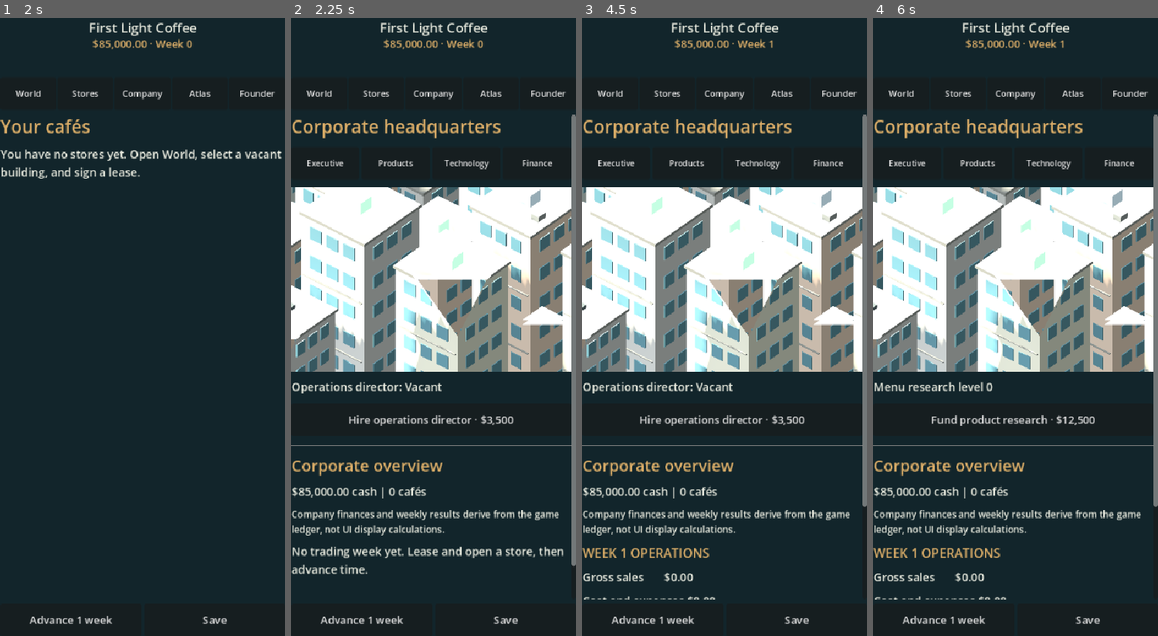
Above: before the commit, frames 1-4 (left to right).
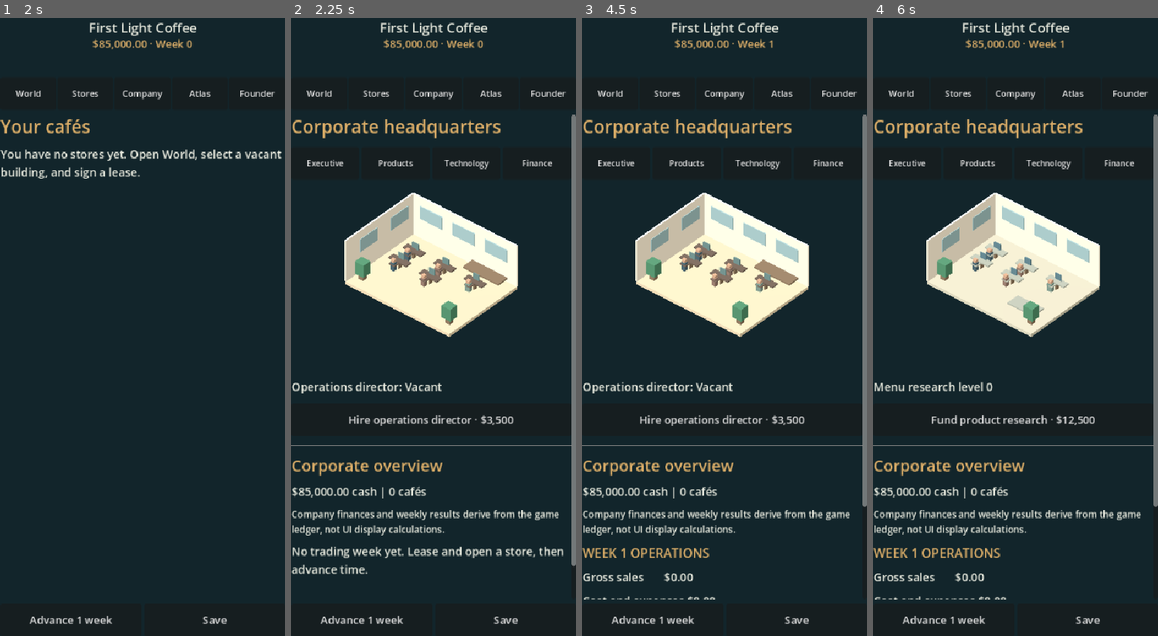
Above: after the commit, the same moments.

Repository: shepgleis-create/Global-Caf-Empire
Game: Godot game, scene res://scenes/Main.tscn
Same seed, same stepped clock (60 frames per second), same inputs: the game is played once before the commit and once after it.
Inputs:
- Up to frame 1 (2 s): click "World" at 0.5 s; click "Stores" at 1.25 s
- Up to frame 2 (2.25 s): click "Company" at 2 s
- Up to frame 3 (4.5 s): click "Atlas" at 2.75 s; click "Founder" at 3.5 s; click "Advance 1 week" at 4.25 s
- Up to frame 4 (6 s): click "Executive" at 5 s; click "Products" at 5.75 s

Frame 1 is identical in both runs. In frame 2, 28% of the frame differs, in the area x 0-99%, y 27-58%; in frame 3, 28%; in frame 4, 28%.

Commit message:
Isolate city and HQ 3D render worlds to prevent geometry leakage across viewports

Diff:
--- a/scripts/CityWorld3D.gd
+++ b/scripts/CityWorld3D.gd
@@ -30,6 +30,7 @@
  stretch=true
  mouse_filter=Control.MOUSE_FILTER_STOP
  view=SubViewport.new()
+ view.own_world_3d=true
  view.size=Vector2i(430,720)
  view.msaa_3d=Viewport.MSAA_2X
  view.render_target_update_mode=SubViewport.UPDATE_ALWAYS
